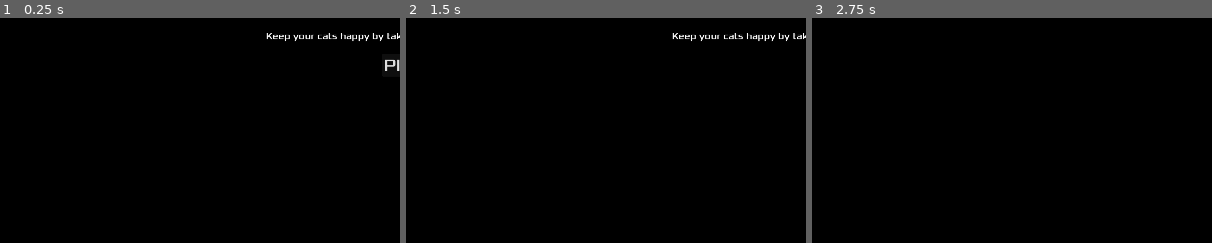
Above: before the commit, frames 1-3 (left to right).
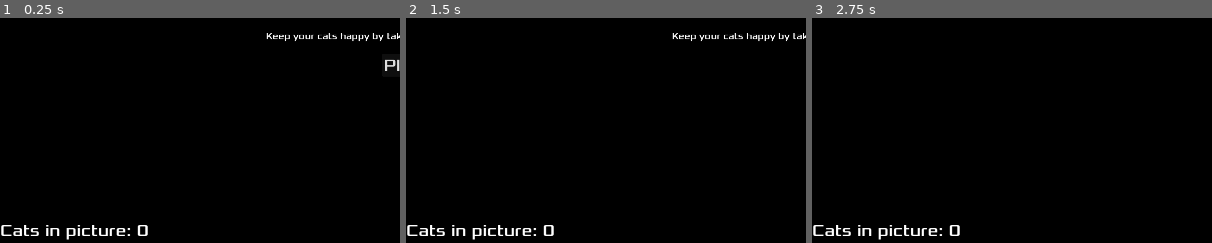
Above: after the commit, the same moments.

Repository: lfatton/UpsiJam22
Game: Godot game, scene res://HUD.tscn
Same seed, same stepped clock (60 frames per second), same inputs: the game is played once before the commit and once after it. This scene is started directly instead of the project's main scene.
Inputs (mouse positions are % of the whole screen's width and height, from its top left):
- Up to frame 1 (0.25 s): no input
- Up to frame 2 (1.5 s): click "Play" at 0.5 s; tap Enter at 1.25 s; move the mouse to (72, 45) at 1.27 s; hold D (move_right) from 1.28 s (still down); hold Space (take_picture, bound only after the commit) from 1.28 s (still down); click (72, 45) at 1.42 s
- Up to frame 3 (2.75 s): keep holding D (move_right); tap W (move_up) at 1.52, 2.27 s; move the mouse to (30, 55) at 2.02 s; release Space (take_picture, bound only after the commit) at 2.03 s; tap Space (take_picture, bound only after the commit) at 2.1 s
The pictures show only the part of the screen within x 0-50%, y 50-100%; the shares and areas given below are measured in that part.

The runs differ from the first frame. In frame 1, 0.8% of the frame differs, in the area x 0-37%, y 92-99%; in frame 2, 0.8%; in frame 3, 0.8%.

Commit message:
space to take a pic

Diff:
--- a/HUD.gd
+++ b/HUD.gd
@@ -26,6 +26,9 @@
 func update_happiness(score):
 	$HappinessScore.text = "Happiness " + str(score)
 
+func update_picture(cats_counter):
+	$PictureCount.text = "Cats in picture: " + str(cats_counter)
+
 
 func _on_start_button_pressed():
 	$StartButton.hide()
--- a/HUD.tscn
+++ b/HUD.tscn
@@ -5,6 +5,14 @@
 
 [node name="HUD" type="CanvasLayer"]
 script = ExtResource("1_4ry1j")
+
+[node name="PictureCount" type="Label" parent="."]
+offset_top = 1231.0
+offset_right = 518.0
+offset_bottom = 1292.0
+theme_override_fonts/font = ExtResource("1_214ob")
+theme_override_font_sizes/font_size = 48
+text = "Cats in picture: 0"
 
 [node name="HappinessScore" type="Label" parent="."]
 offset_right = 518.0
--- a/Main.gd
+++ b/Main.gd
@@ -58,6 +58,10 @@
 	add_child(cat)
 
 
+func update_picture(cats_counter):
+	$Camera/HUD.update_picture(cats_counter)
+
+
 func _on_start_timer_timeout():
 	$DayTimer.start()
 	day += 1
--- a/Main.tscn
+++ b/Main.tscn
@@ -76,7 +76,7 @@
 wait_time = 120.0
 
 [node name="CatPath" type="Path2D" parent="."]
-position = Vector2(54, -448.04)
+position = Vector2(1675, -448.04)
 scale = Vector2(1, 1.14851)
 curve = SubResource("Curve2D_3aiq7")
 
--- a/project.godot
+++ b/project.godot
@@ -49,6 +49,11 @@
 "events": [Object(InputEventKey,"resource_local_to_scene":false,"resource_name":"","device":0,"window_id":0,"alt_pressed":false,"shift_pressed":false,"ctrl_pressed":false,"meta_pressed":false,"pressed":false,"keycode":4194305,"physical_keycode":0,"unicode":0,"echo":false,"script":null)
 ]
 }
+take_picture={
+"deadzone": 0.5,
+"events": [Object(InputEventKey,"resource_local_to_scene":false,"resource_name":"","device":0,"window_id":0,"alt_pressed":false,"shift_pressed":false,"ctrl_pressed":false,"meta_pressed":false,"pressed":false,"keycode":0,"physical_keycode":32,"unicode":0,"echo":false,"script":null)
+]
+}
 
 [rendering]
 
--- a/scripts/Chat.gd
+++ b/scripts/Chat.gd
@@ -75,8 +75,3 @@
 		$HappyTail.show()
 		if ($HappyTail.scale.y < 0):
 			$HappyTail.scale.y *= -1
-
-func _on_photo_zone_area_entered(area):
-	print(area)
-	area.cats.append(self)
-	print(area.cats)
--- a/scripts/PhotoZone.gd
+++ b/scripts/PhotoZone.gd
@@ -1,6 +1,7 @@
 extends Area2D
 
 var cats: Array = []
+var cats_in_picture: Array = []
 
 # Called when the node enters the scene tree for the first time.
 func _ready():
@@ -9,7 +10,8 @@
 
 # Called every frame. 'delta' is the elapsed time since the previous frame.
 func _process(delta):
-	pass
+	if Input.is_action_pressed("take_picture"):
+		take_picture()
 
 
 func _on_body_entered(body):
@@ -21,3 +23,7 @@
 	if (!(body is CharacterBody2D)):
 		return
 	cats.erase(body)
+
+func take_picture():
+	cats_in_picture = cats.duplicate()
+	get_node('/root/Main').update_picture(cats_in_picture.size())
